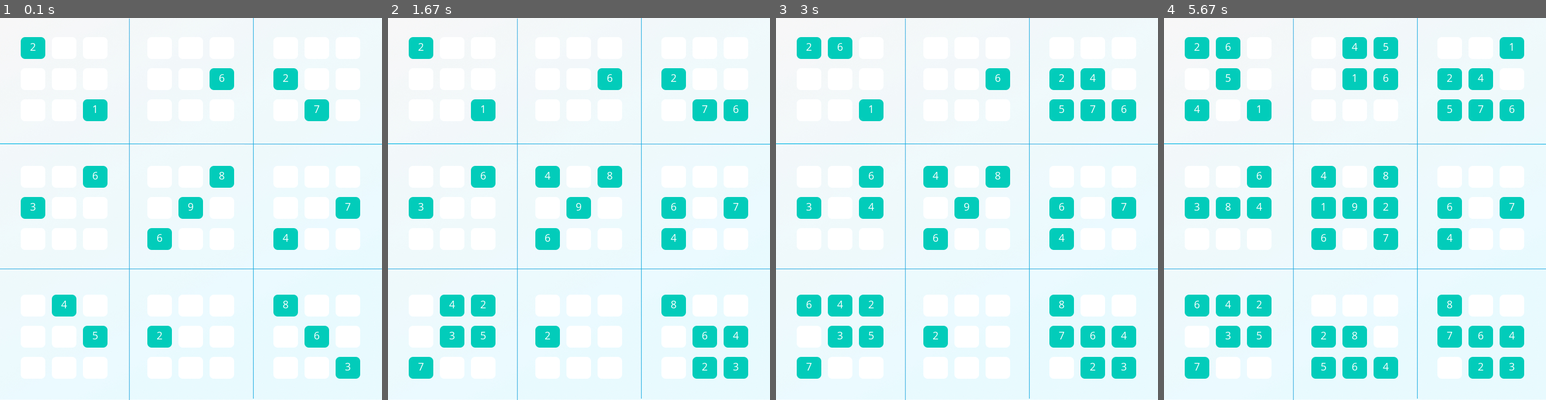
Above: before the commit, frames 1-4 (left to right).
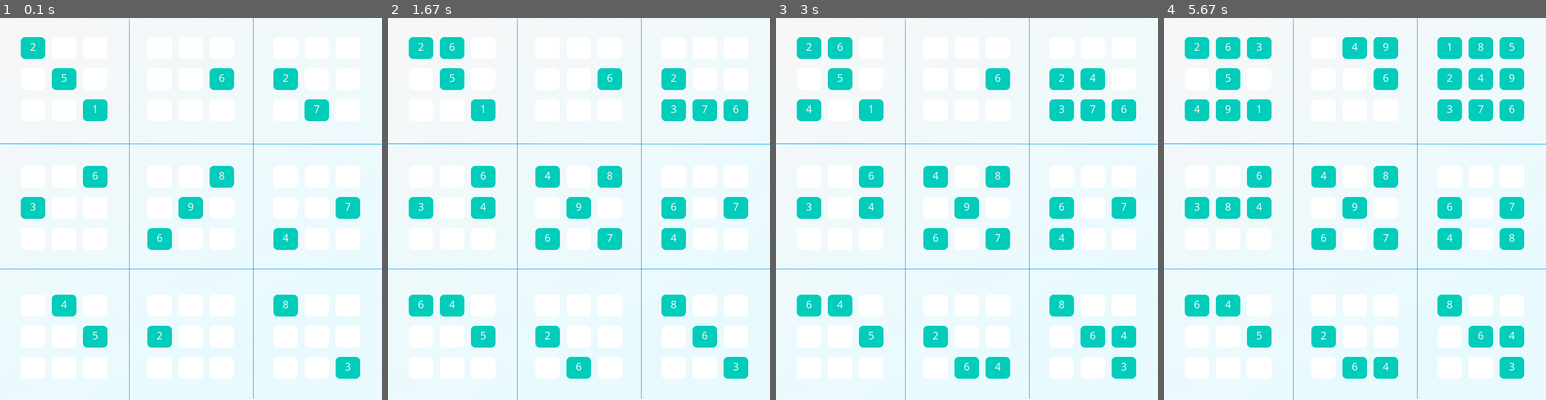
Above: after the commit, the same moments.

Repository: markmisener/udacity-artificial-intelligence-nd
Game: pygame game, started from sudoku/solution.py
Same seed, same stepped clock (60 frames per second), same inputs: the game is played once before the commit and once after it.
Inputs:
- Up to frame 1 (0.1 s): no input
- Up to frame 2 (1.67 s): no input
- Up to frame 3 (3 s): no input
- Up to frame 4 (5.67 s): no input

The runs differ from the first frame. In frame 1, 0.7% of the frame differs, in the area x 13-87%, y 13-87%; in frame 2, 4.3%; in frame 3, 3.6%; in frame 4, 5.7%, in the area x 5-95%, y 5-95%.

Commit message:
Update solve and naked twins

Diff:
--- a/sudoku/solution.py
+++ b/sudoku/solution.py
@@ -1,21 +1,21 @@
 #!/usr/bin/env python3
 import itertools
-
 assignments = []
 
-digits   = '123456789'
-rows     = 'ABCDEFGHI'
-cols     = digits
+digits = '123456789'
+rows = 'ABCDEFGHI'
+cols = digits
 
 def cross(A, B):
     "Cross product of elements in A and elements in B."
     return [a+b for a in A for b in B]
 
-# variables for typical sudoku
+# variables for regular sudoku
 squares = cross(rows, cols)
-unitlist = ([cross(rows, c) for c in cols] +
-            [cross(r, cols) for r in rows] +
-            [cross(rs, cs) for rs in ('ABC','DEF','GHI') for cs in ('123','456','789')])
+row_units = [cross(r, cols) for r in rows]
+column_units = [cross(rows, c) for c in cols]
+square_units = [cross(rs, cs) for rs in ('ABC','DEF','GHI') for cs in ('123','456','789')]
+unitlist = row_units + column_units + square_units
 units = dict((s, [u for u in unitlist if s in u]) for s in squares)
 peers = dict((s, set(sum(units[s],[]))-set([s]))for s in squares)
 
@@ -26,6 +26,7 @@
 diag_units = dict((s, [u for u in diag_unitlist if s in u]) for s in squares)
 diag_peers = dict((s, set(sum(diag_units[s],[]))-set([s]))for s in squares)
 
+# from classroom lesson "Encoding the board"
 def assign_value(values, box, value):
     """
     Please use this function to update your values dictionary!
@@ -43,21 +44,21 @@
     Returns:
         the values dictionary with the naked twins eliminated from peers.
     """
+    # Find all instances of naked twins
     for unit in unitlist:
         pairs = [box for box in unit if len(values[box]) == 2]
         possible_twins = [list(pair) for pair in itertools.combinations(pairs, 2)]
+        # Eliminate the naked twins as possibilities for their peers
         for pair in possible_twins:
-            box1 = pair[0]
-            box2 = pair[1]
-            if values[box1] == values[box2]:
+            if values[pair[0]] == values[pair[1]]:
                 for box in unit:
-                    if box != box1 and box != box2:
-                        for digit in values[box1]:
+                    if box != pair[0] and box != pair[1]:
+                        for digit in values[pair[1]]:
                             values[box] = values[box].replace(digit,'')
     return values
 
 
-
+# from my solution to improved grid values in "Strategy 1: Elimination" lesson
 def grid_values(grid, show_dots=False):
     """
     Pulled from Udacity project
@@ -69,18 +70,16 @@
             Keys: The boxes, e.g., 'A1'
             Values: The value in each box, e.g., '8'. If the box has no value, then the value will be '123456789'.
     """
-    chars = []
-    for c in grid:
-        if c in digits:
-            chars.append(c)
-        if c == '.':
-            if show_dots:
-                chars.append('.')
-            else:
-                chars.append(digits)
-    assert len(chars) == 81
-    return dict(zip(squares, chars))
+    values = []
+    all_numbers = '123456789'
+    for value in grid:
+        if value == '.':
+            values.append(all_numbers)
+        elif value in all_numbers:
+            values.append(value)
+    return {k: v for k, v in zip(squares, values)}
 
+# from lesson "Strategy 1: Elimination"
 def display(values):
     """
     Display the values as a 2-D grid.
@@ -95,6 +94,7 @@
         if r in 'CF': print(line)
     print()
 
+# from my solution to Implement eliminate() in "Strategy 1: Elimination"
 def eliminate(values):
     '''
     Goes through all the boxes. If a box has only one available value,
@@ -109,39 +109,44 @@
             assign_value(values, peer, values[peer])
     return values
 
+# from my solution to "Strategy 2: Only Choice" lesson
 def only_choice(values):
     '''
     Goes through all the units u. If a unit has a certain value d that will only
     fit in one box of u, it will assign d to this box.
     '''
-
-    for unit in diag_unitlist:
-        for digit in digits:
+    for unit in unitlist:
+        for digit in '123456789':
             dplaces = [box for box in unit if digit in values[box]]
             if len(dplaces) == 1:
                 values[dplaces[0]] = digit
-                assign_value(values, dplaces[0], values[dplaces[0]])
     return values
 
+# from my solution to "Constraint Propogation" lesson
 def reduce_puzzle(values):
     '''
     It will apply eliminate and only_choice repeatedly.
     If at any point, there is a box with zero available values, it will return False.
     Otherwise, the loop will stop whenever the sudoku stays the same during one iteration.
     '''
-
     stalled = False
     while not stalled:
+        # Check how many boxes have a determined value
         solved_values_before = len([box for box in values.keys() if len(values[box]) == 1])
-        values = eliminate(values)
-        values = only_choice(values)
-        values = naked_twins(values)
+        # Use the Eliminate Strategy
+        values =  eliminate(values)
+        # Use the Only Choice Strategy
+        values =  only_choice(values)
+        # Check how many boxes have a determined value, to compare
         solved_values_after = len([box for box in values.keys() if len(values[box]) == 1])
+        # If no new values were added, stop the loop.
         stalled = solved_values_before == solved_values_after
+        # Sanity check, return False if there is a box with zero available values:
         if len([box for box in values.keys() if len(values[box]) == 0]):
             return False
     return values
 
+# from my solution to "Coding the Solution" lession on search
 def search(values):
     '''
     Using depth-first search and propagation, try all possible values.
@@ -153,7 +158,9 @@
         return False
     if all(len(values[s]) == 1 for s in squares):
         return values
+    # Choose one of the unfilled squares with the fewest possibilities
     n,s = min((len(values[s]), s) for s in squares if len(values[s]) > 1)
+    # Now use recursion to solve each one of the resulting sudokus, and if one returns a value (not False), return that answer!
     for value in values[s]:
         new_sudoku = values.copy()
         new_sudoku[s] = value
